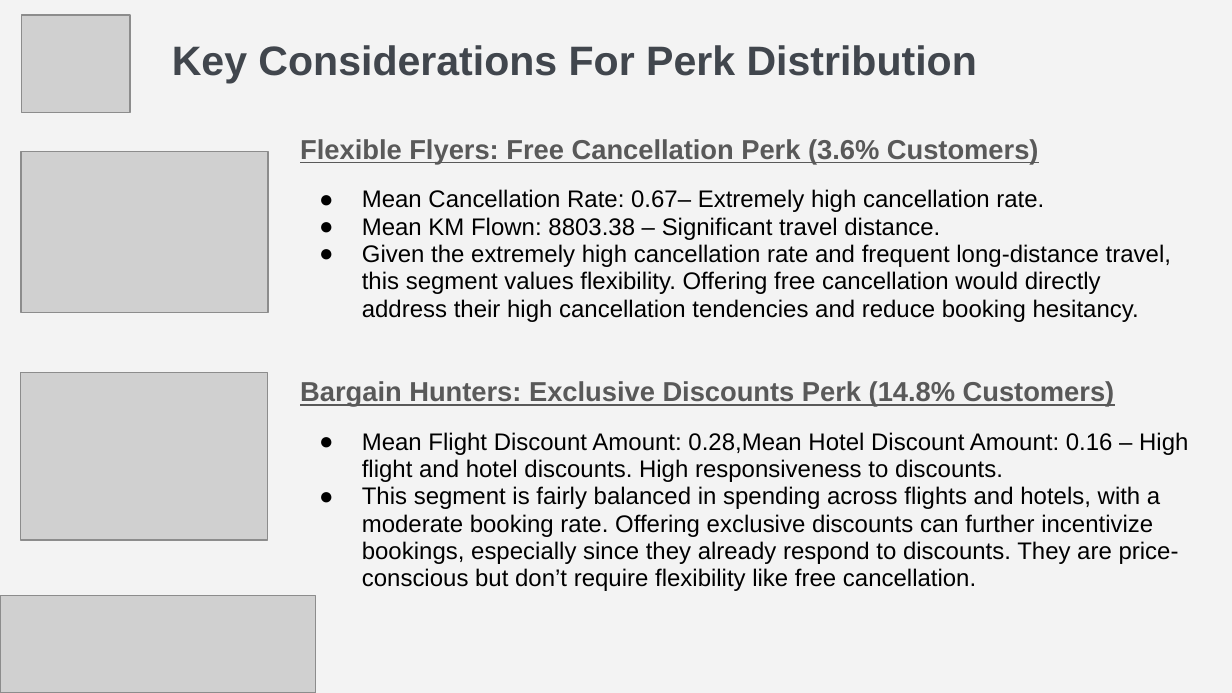
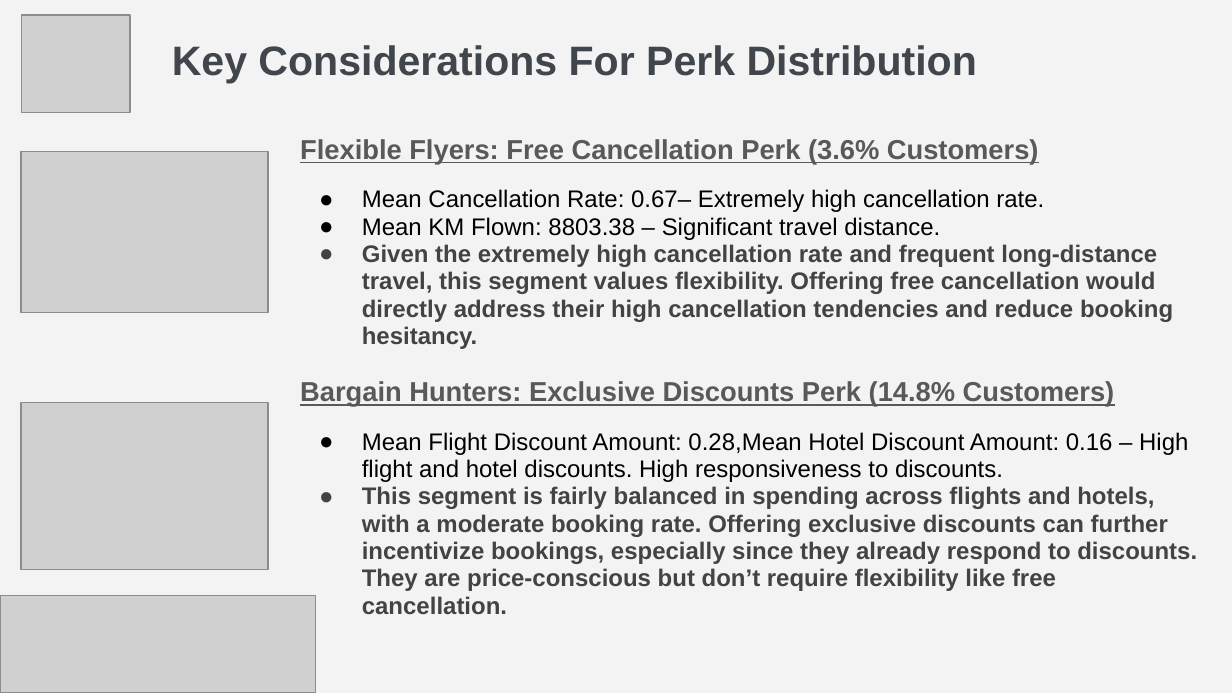
Before and after one commit to LeelaYathapu/TravelTide-Rewards-Program, a slide deck: slide 6 of TravelTide Loyalty Program Presentation.pptx. Drawn at 1232x693 pixels with LibreOffice and Linux fonts; fonts in the diff are those of the drawing; grey boxes stand for pictures. Boxes give left, top, right and bottom in pixels: in the first picture for what was removed or moved away, otherwise in the second. Text is boxed around its words. In the diff, an @@ line names an element or a change of style, - is before the commit and + after.

```diff
--- a/TravelTide Loyalty Program Presentation.pptx
+++ b/TravelTide Loyalty Program Presentation.pptx
@@ text at [362, 244, 1173, 349]: text colour #000000 to #434343, bold on in "Given the extremely high cancellation rate and ..."; bullet colour #000000 to #434343 @@
@@ picture: place and size @@
-picture at [21, 372, 267, 540]
+picture at [21, 402, 267, 569]
@@ text at [362, 486, 1197, 614]: text colour #000000 to #434343, bold on in "This segment is fairly balanced in spending ..."; bullet colour #000000 to #434343 @@
```
Also in this commit, not shown: 7 other slides changed, 1 other file.
